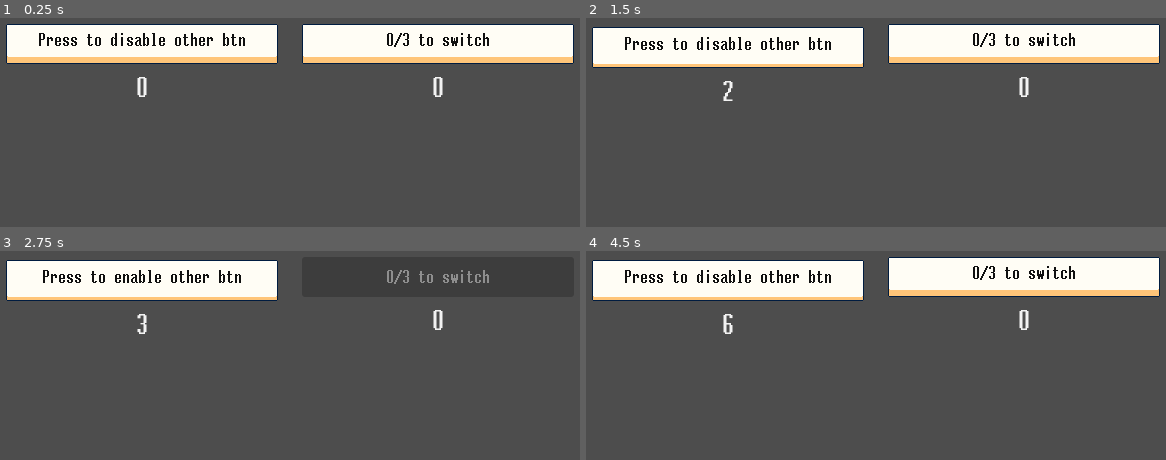
Above: before the commit, frames 1-4 (two rows, left to right).
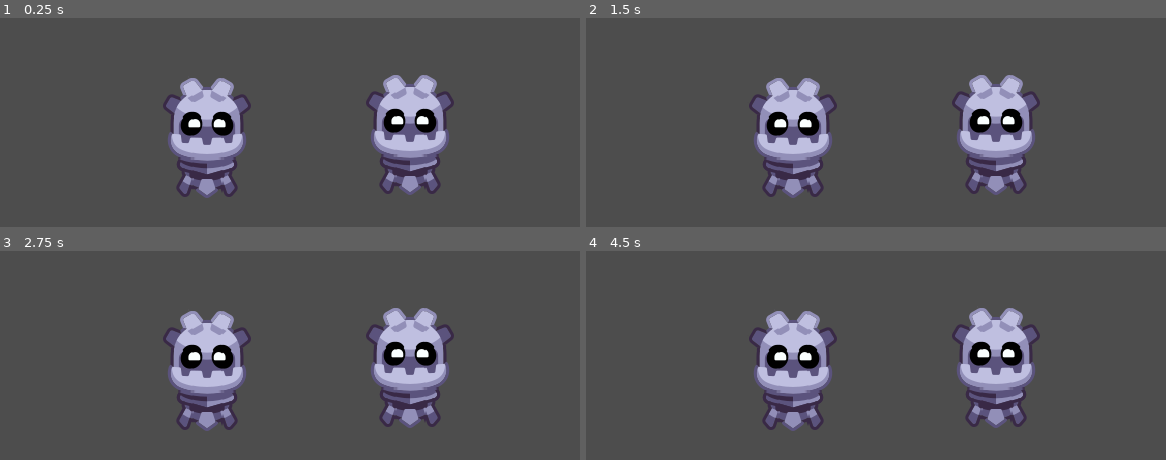
Above: after the commit, the same moments.

Repository: justin-calleja/godot-misc
Game: Godot game, scene res://scenes/select/select_main.tscn
Same seed, same stepped clock (60 frames per second), same inputs: the game is played once before the commit and once after it. Before the commit the project starts from res://scenes/crazy_btns/main.tscn.
Inputs (mouse positions are in pixels of both pictures, inside the frame that each line leads up to):
- Up to frame 1 (0.25 s): no input
- Up to frame 2 (1.5 s): click (725, 43) at 0.5 s, where only the run before the commit has a clickable "Press to disable other btn"; click (725, 45) at 1.25 s, where only the run before the commit has a clickable "Press to enable other btn"
- Up to frame 3 (2.75 s): click (139, 278) at 2 s, where only the run before the commit has a clickable "Press to disable other btn"
- Up to frame 4 (4.5 s): click (725, 278) at 2.75 s, where only the run before the commit has a clickable "Press to enable other btn"; click (725, 278) at 3.5 s, where only the run before the commit has a clickable "Press to disable other btn"; click (725, 278) at 4.25 s, where only the run before the commit has a clickable "Press to enable other btn"

The runs differ from the first frame. In frame 1, 30% of the frame differs, in the area x 1-99%, y 2-87%; in frame 2, 30%; in frame 3, 22%; in frame 4, 30%.

Commit message:
add way to select sprite

Diff:
--- a/project.godot
+++ b/project.godot
@@ -11,7 +11,7 @@
 [application]
 
 config/name="Godot-misc"
-run/main_scene="res://scenes/crazy_btns/main.tscn"
+run/main_scene="res://scenes/select/select_main.tscn"
 config/features=PackedStringArray("4.2", "GL Compatibility")
 config/icon="res://icon.svg"
 
--- a/scenes/outline_shader/anim/outline_anim_selected.gd
+++ b/scenes/outline_shader/anim/outline_anim_selected.gd
@@ -2,7 +2,7 @@
 
 func _input(event: InputEvent) -> void:
 	if event is InputEventMouseButton:
-		var tween = create_tween() # .set_loops()
+		var tween = create_tween().set_loops()
 		tween.set_trans(Tween.TRANS_BACK)
 		tween.set_ease(Tween.EASE_IN)
 
--- /dev/null
+++ b/scenes/select/detect_sprite_press.gd
@@ -0,0 +1,13 @@
+extends Node
+
+signal selected(sprite2D)
+var parent: Sprite2D
+
+func _ready() -> void:
+	parent = get_parent()
+
+
+func _input(event: InputEvent) -> void:
+	if event is InputEventMouseButton and event.pressed and event.button_index == MOUSE_BUTTON_LEFT:
+		if parent.get_rect().has_point(parent.to_local(event.position)):
+			selected.emit(parent)
--- /dev/null
+++ b/scenes/select/resizeable_select/area_of_selection.tscn
@@ -0,0 +1,19 @@
+[gd_scene load_steps=2 format=3 uid="uid://deyiqmm6832qq"]
+
+[sub_resource type="GDScript" id="GDScript_w10iq"]
+script/source = "extends Area2D
+
+signal selected(node)
+
+#func _input(event):
+ #if event is InputEventMouseButton and event.pressed and event.button_index == BUTTON_LEFT:
+  #if get_rect().has_point(to_local(event.position)):
+   #print(\"You clicked on Sprite!\")
+#func _input(event: InputEvent) -> void:
+	#if event is InputEventMouseButton and event.pressed and event.button_index == MOUSE_BUTTON_LEFT:
+		#if get_rect().has
+
+"
+
+[node name="AreaOfSelection" type="Area2D"]
+script = SubResource("GDScript_w10iq")
--- /dev/null
+++ b/scenes/select/resizeable_select/resizeable_select.gd
@@ -0,0 +1,29 @@
+class_name ResizeableSelect
+extends Sprite2D
+
+@export var delta_scale_for_tween = 0.6
+@export var half_tween_duration = 0.4
+
+var width = 32
+var height = 32
+var parent: Sprite2D
+
+
+func _ready() -> void:
+	parent = get_parent() as Sprite2D
+	print("in _ready of resizable_select with parent: %s", parent)
+	var parent_size = parent.get_rect().size
+	scale_to_fit(parent_size)
+	visible = true
+
+	var tween = create_tween().set_loops().set_trans(Tween.TRANS_BACK).set_ease(Tween.EASE_IN)
+
+	tween.tween_property(self, "scale", scale + Vector2(delta_scale_for_tween, delta_scale_for_tween), half_tween_duration)
+	tween.tween_property(self, "scale", scale, half_tween_duration)
+
+
+func scale_to_fit(size: Vector2) -> void:
+	var scale_x = size.x / width
+	var scale_y = size.y / height
+	var new_scale = max(scale_x, scale_y)
+	set_scale(Vector2(new_scale + delta_scale_for_tween, new_scale + delta_scale_for_tween))
--- /dev/null
+++ b/scenes/select/resizeable_select/resizeable_select.tscn
@@ -0,0 +1,8 @@
+[gd_scene load_steps=3 format=3 uid="uid://cgaosu3jiai6v"]
+
+[ext_resource type="Texture2D" uid="uid://b6hy5yekxfy2s" path="res://assets/ui_flat_select/UI_Flat_Select_01a1.png" id="1_ojlhv"]
+[ext_resource type="Script" path="res://scenes/select/resizeable_select/resizeable_select.gd" id="2_tjmyw"]
+
+[node name="ResizeableSelect" type="Sprite2D"]
+texture = ExtResource("1_ojlhv")
+script = ExtResource("2_tjmyw")
--- /dev/null
+++ b/scenes/select/select_main.gd
@@ -0,0 +1,22 @@
+extends Node2D
+
+var resizeable_select_resource: PackedScene = preload("res://scenes/select/resizeable_select/resizeable_select.tscn")
+var selected_sprite: Sprite2D = null
+
+func _on_sprite2D_selected(sprite2D: Sprite2D) -> void:
+	if selected_sprite == sprite2D:
+		return
+
+	if selected_sprite:
+		remove_resizeable_select_from(selected_sprite)
+	var resizeable_select = resizeable_select_resource.instantiate()
+	sprite2D.add_child(resizeable_select)
+	selected_sprite = sprite2D
+
+
+func remove_resizeable_select_from(sprite: Sprite2D):
+	for child in sprite.get_children():
+		print(child.name)
+	var resizeable_select = sprite.find_child("ResizeableSelect", false, false)
+	if resizeable_select:
+		resizeable_select.queue_free()
--- /dev/null
+++ b/scenes/select/select_main.tscn
@@ -0,0 +1,25 @@
+[gd_scene load_steps=4 format=3 uid="uid://d2dysmk00tppx"]
+
+[ext_resource type="Script" path="res://scenes/select/select_main.gd" id="1_xpn2j"]
+[ext_resource type="Script" path="res://scenes/select/detect_sprite_press.gd" id="5_512ur"]
+[ext_resource type="Texture2D" uid="uid://bjqen3gljcbg8" path="res://scenes/outline_shader/images/godot-bigger-canvas.png" id="9_kihxn"]
+
+[node name="SelectMain" type="Node2D"]
+script = ExtResource("1_xpn2j")
+
+[node name="Godot-bigger-canvas" type="Sprite2D" parent="."]
+position = Vector2(247, 160)
+texture = ExtResource("9_kihxn")
+
+[node name="Node" type="Node" parent="Godot-bigger-canvas"]
+script = ExtResource("5_512ur")
+
+[node name="Godot-bigger-canvas2" type="Sprite2D" parent="."]
+position = Vector2(450, 157)
+texture = ExtResource("9_kihxn")
+
+[node name="Node" type="Node" parent="Godot-bigger-canvas2"]
+script = ExtResource("5_512ur")
+
+[connection signal="selected" from="Godot-bigger-canvas/Node" to="." method="_on_sprite2D_selected"]
+[connection signal="selected" from="Godot-bigger-canvas2/Node" to="." method="_on_sprite2D_selected"]
Not shown, added: assets/ui_flat_select/License.txt
Not shown, added: assets/ui_flat_select/Thank You for Purchasing!.txt
Binary file added: assets/ui_flat_select/UI_Flat_Select_01a1.png
Not shown, added: assets/ui_flat_select/UI_Flat_Select_01a1.png.import
